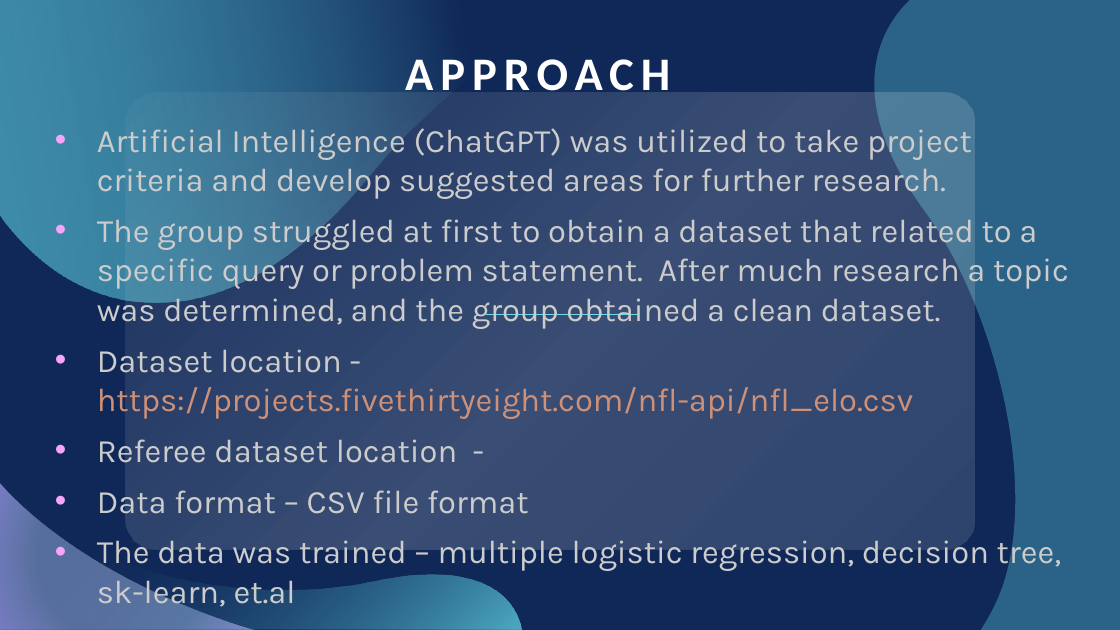
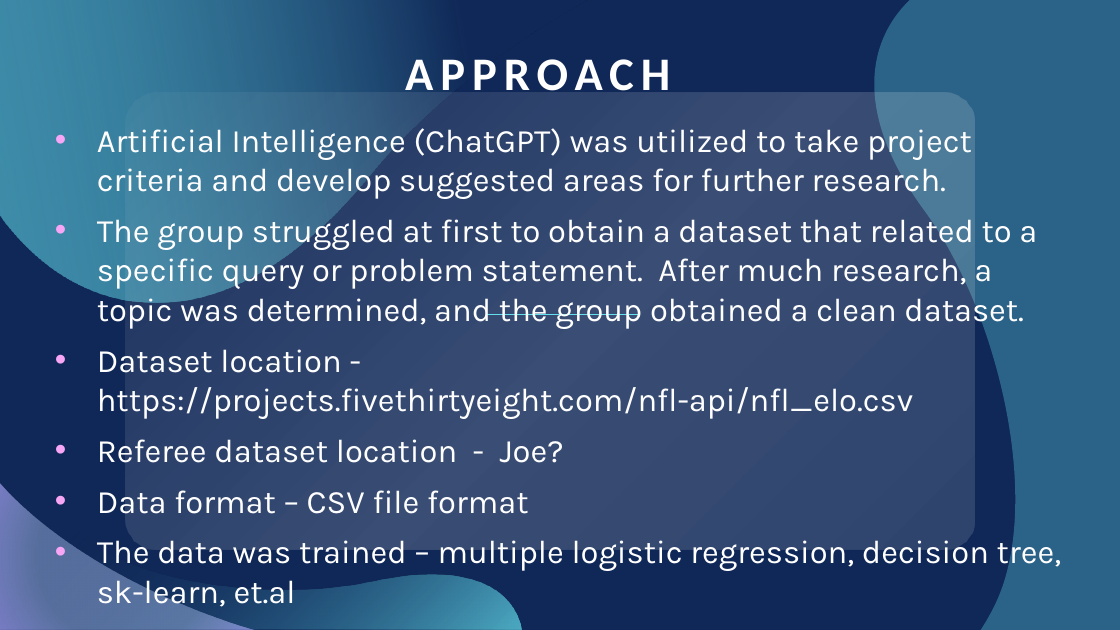
Before and after one commit to itsakcode/healthcare_project, a slide deck: slide 5 of Project_2_Presentation.pptx. Drawn at 1120x630 pixels with LibreOffice and Linux fonts; fonts in the diff are those of the drawing. Boxes give left, top, right and bottom in pixels: in the first picture for what was removed or moved away, otherwise in the second. Text is boxed around its words. In the diff, an @@ line names an element or a change of style, - is before the commit and + after.

```diff
--- a/Project_2_Presentation.pptx
+++ b/Project_2_Presentation.pptx
@@ subtitle at box(97, 123, 1061, 611): text colour #CCCCCC to #FFFFFF in "Artificial Intelligence (ChatGPT) was utilized to take ...", "Dataset location -", "Data format – CSV file format", "The data was trained – multiple logistic ..."; text colour #CE9178 to #FFFFFF in "https://projects.fivethirtyeight.com/nfl-api/nfl_elo.csv" @@
@@ subtitle at box(97, 213, 1037, 329): text changed; text colour #CCCCCC to #FFFFFF @@
-• The group struggled at first to obtain a dataset that related to a specific query or problem statement. After much research a topic was determined, and the group obtained a clean dataset.
+• The group struggled at first to obtain a dataset that related to a specific query or problem statement. After much research, a topic was determined, and the group obtained a clean dataset.
@@ subtitle at box(97, 439, 564, 463): text changed; text colour #CCCCCC to #FFFFFF @@
-• Referee dataset location -
+• Referee dataset location - Joe?
```
Also in this commit, not shown: 6 other slides changed, 17 slides added, 5 slides removed.
